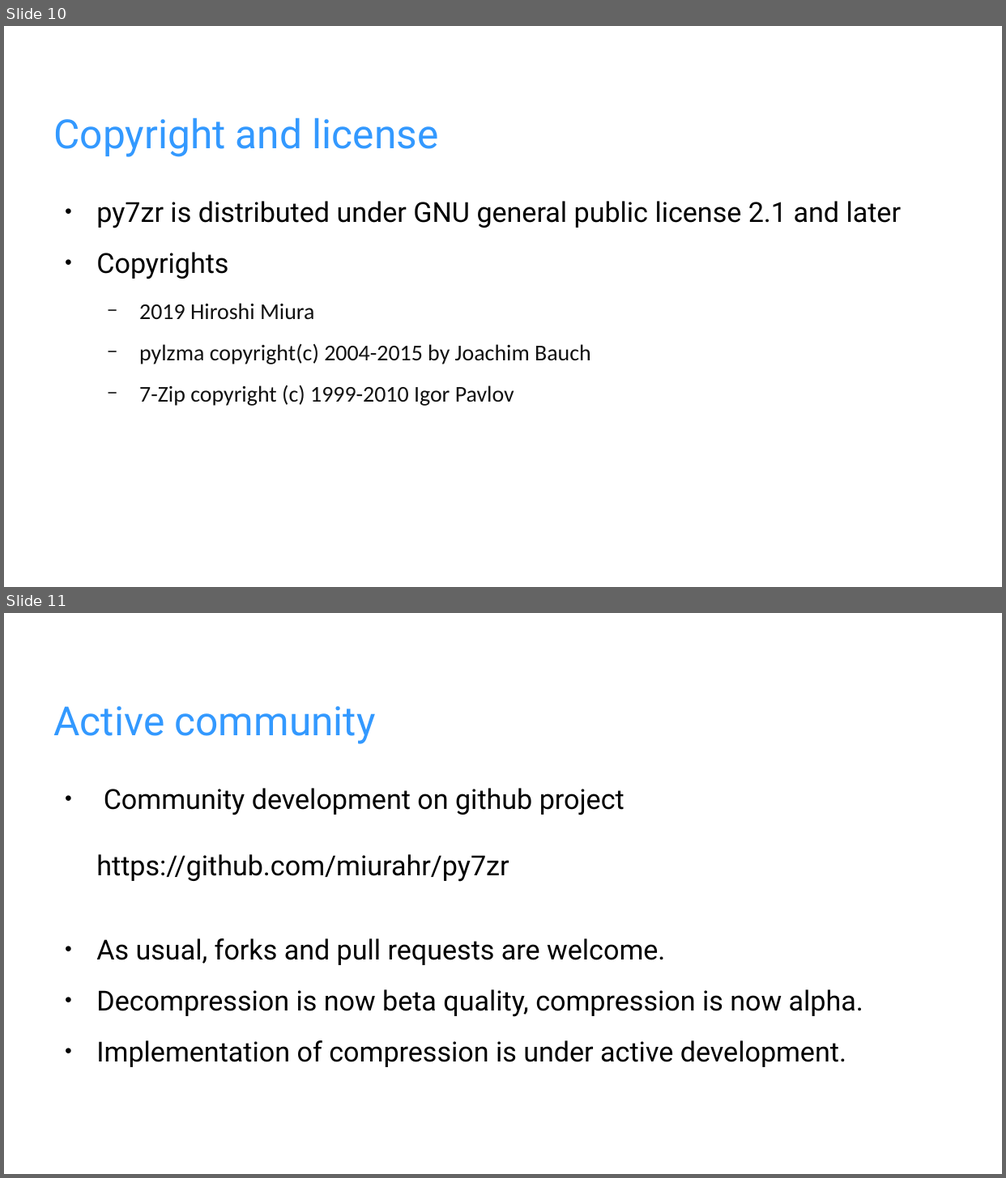
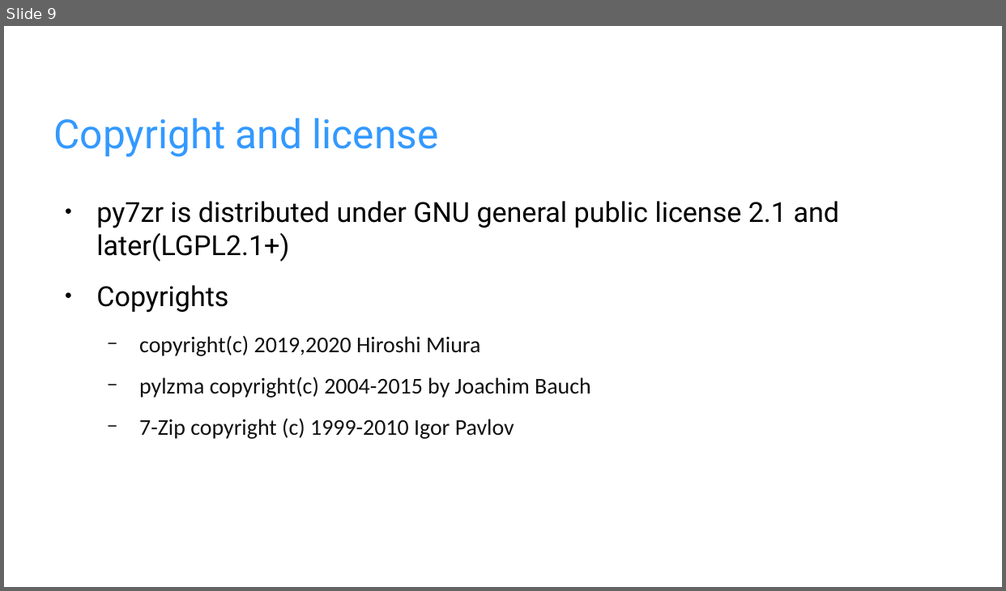
Before and after one commit to miurahr/py7zr, a slide deck: docs/presentations/Introduction_of_py7zr.odp. Shown one above the other, each under a label of ours: slides 10 and 11 before the commit, slide 9 after it. The pictures are 1006x1178 and 1006x591 pixels, drawn with LibreOffice and Linux fonts; fonts in the diff are those of the drawing; background and template pictures are left out. Boxes give left, top, right and bottom in pixels: in the first picture for what was removed or moved away, otherwise in the second. Text is boxed around its words. In the diff, an @@ line names an element or a change of style, - is before the commit and + after.

```diff
--- a/docs/presentations/Introduction_of_py7zr.odp
+++ b/docs/presentations/Introduction_of_py7zr.odp
@@ slide 11 removed at box(4, 613, 1002, 1174), background picture (left out) @@
@@ title removed at box(54, 706, 376, 744) @@
-Active community
@@ text removed at box(96, 788, 863, 1067) @@
-● Community development on github project
-  https://github.com/miurahr/py7zr
-● As usual, forks and pull requests are welcome.
-● Decompression is now beta quality, compression is now alpha.
-● Implementation of compression is under active development.
@@ what was slide 10 is now slide 9 @@
@@ slide 9 changed as well @@
@@ text at box(96, 201, 840, 262): text changed @@
-● py7zr is distributed under GNU general public license 2.1 and later
+● py7zr is distributed under GNU general public license 2.1 and later(LGPL2.1+)
@@ text at box(139, 335, 480, 356): text changed @@
-  − 2019 Hiroshi Miura
+  − copyright(c) 2019,2020 Hiroshi Miura
```
Also in this commit, not shown: 5 other slides changed, 3 slides added, 4 other slides removed, 1 other file.
